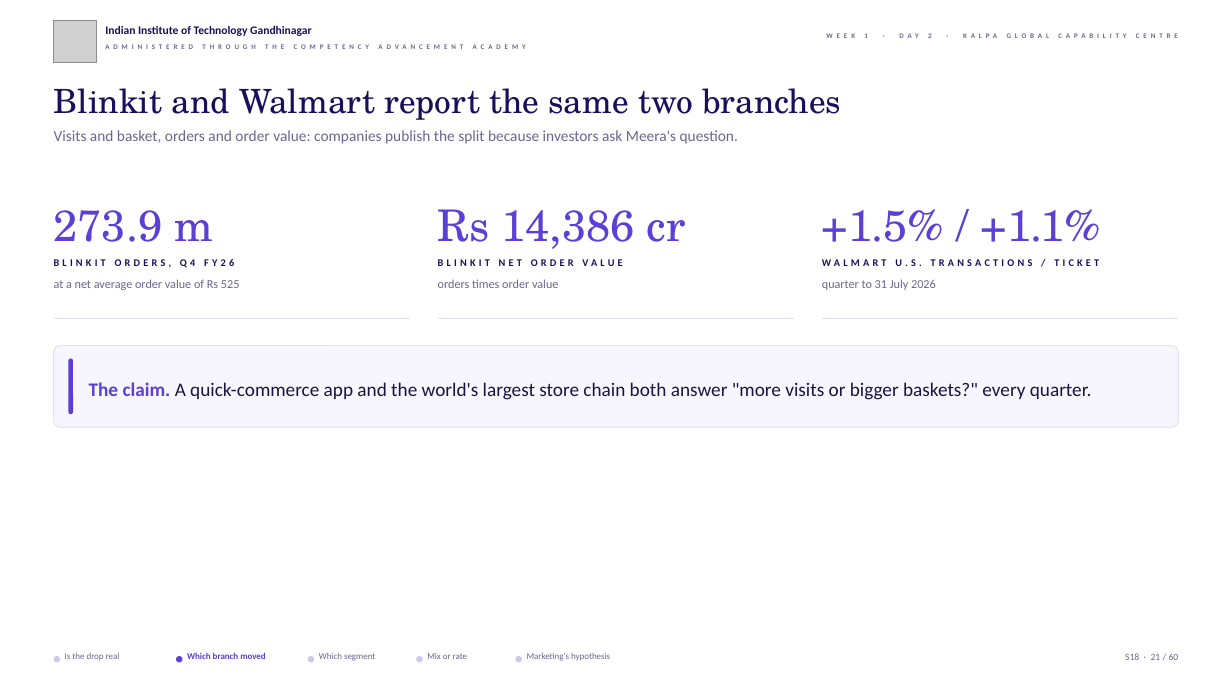
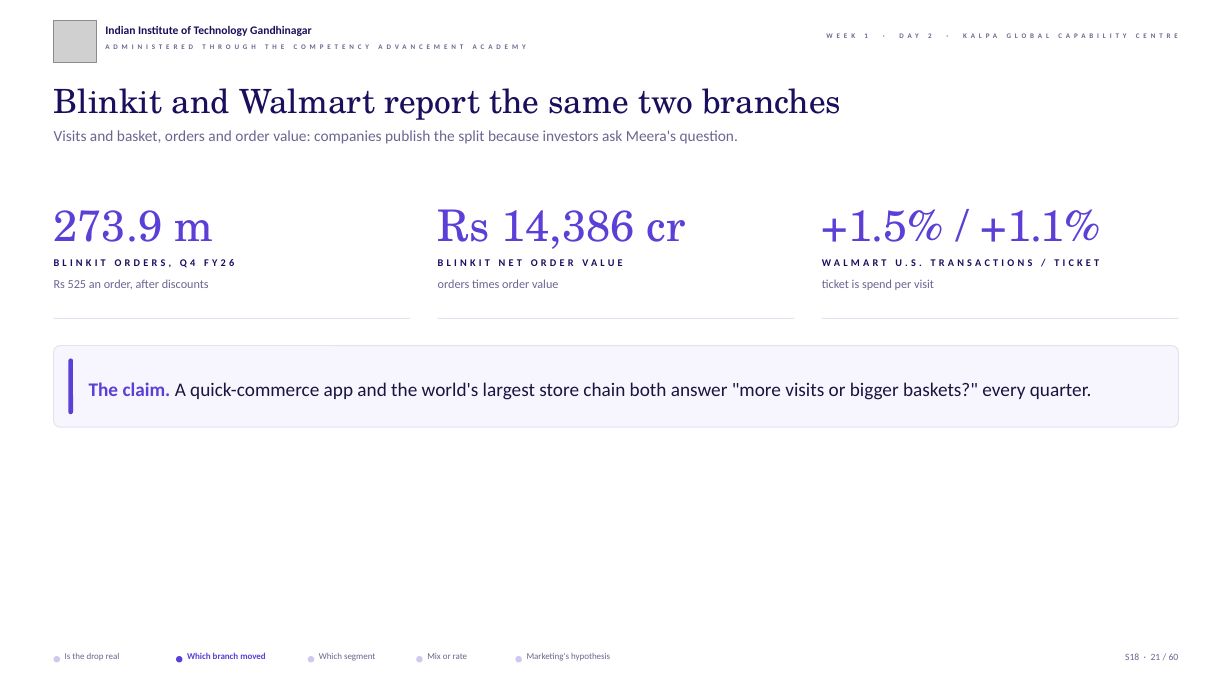
Before and after one commit to fde-academy-lab/c2-content-factory, a slide deck: slide 21 of content/W01/D2/slides/C2_W01_D02_half1_STUDENT.pptx. Drawn at 1232x693 pixels with LibreOffice and Linux fonts; fonts in the diff are those of the drawing; grey boxes stand for pictures; background and template pictures are left out. Boxes give left, top, right and bottom in pixels: in the first picture for what was removed or moved away, otherwise in the second. Text is boxed around its words. In the diff, an @@ line names an element or a change of style, - is before the commit and + after.

```diff
--- a/content/W01/D2/slides/C2_W01_D02_half1_STUDENT.pptx
+++ b/content/W01/D2/slides/C2_W01_D02_half1_STUDENT.pptx
@@ text at box(54, 279, 209, 289): text changed @@
-at a net average order value of Rs 525
+Rs 525 an order, after discounts
@@ text at box(822, 279, 934, 290): text changed @@
-quarter to 31 July 2026
+ticket is spend per visit
```
Also in this commit, not shown: 31 other slides changed, 13 other files.
